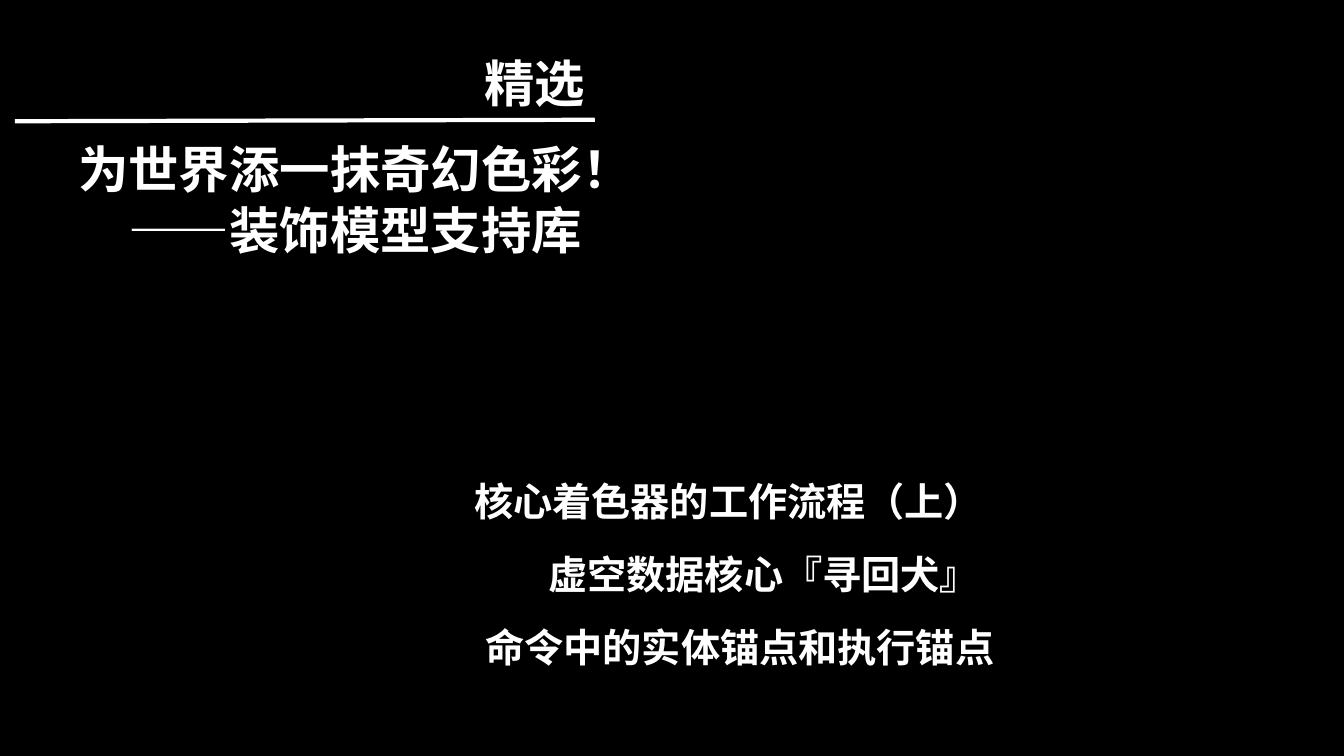
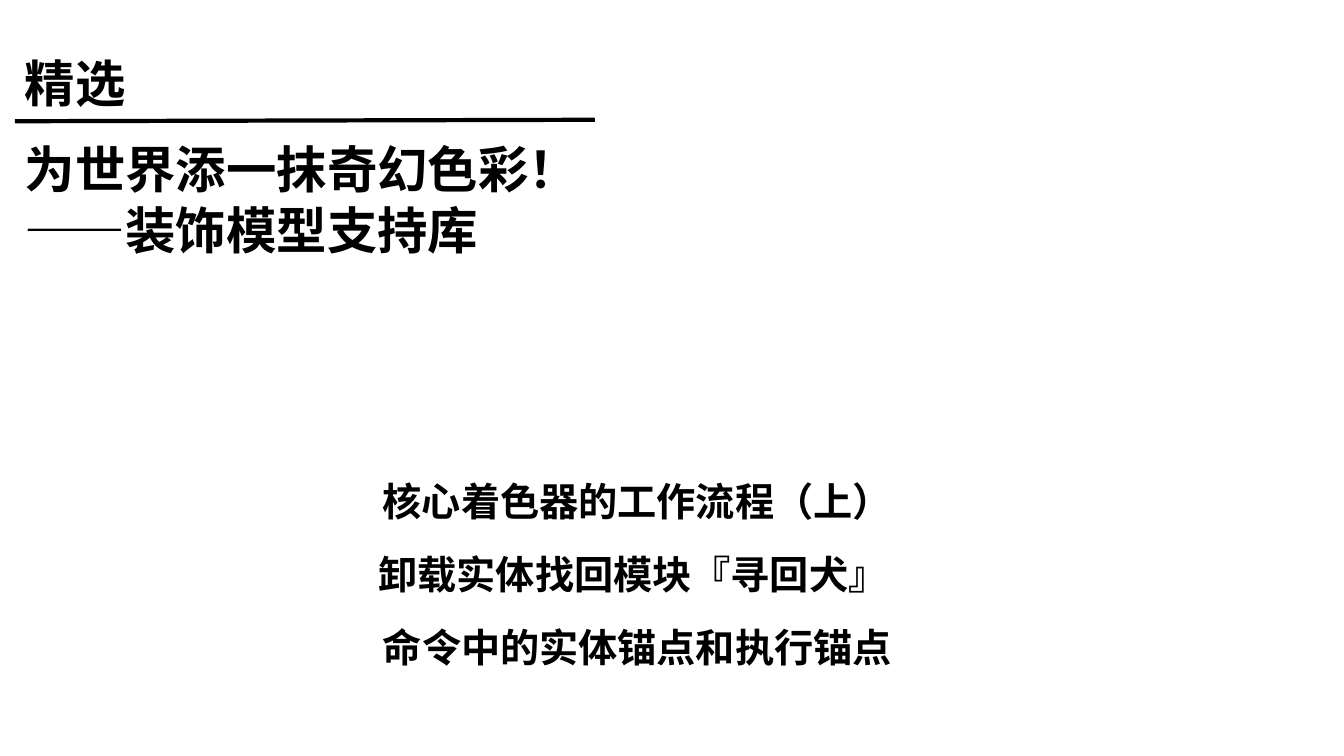
Before and after one commit to CR-019/datapack-index, a slide deck: slide 1 of material/feature/202509/文字.pptx. Drawn at 1344x756 pixels with LibreOffice and Linux fonts; fonts in the diff are those of the drawing. Boxes give left, top, right and bottom in pixels: in the first picture for what was removed or moved away, otherwise in the second. Text is boxed around its words. In the diff, an @@ line names an element or a change of style, - is before the commit and + after.

```diff
--- a/material/feature/202509/文字.pptx
+++ b/material/feature/202509/文字.pptx
@@ background #000000 to #FFFFFF @@
@@ text "精选": place and size @@
-text "精选" at (484,59,585,107)
+text "精选" at (25,59,126,107)
@@ text "为世界添一抹奇幻色彩！": place and size @@
-text "为世界添一抹奇幻色彩！" at (78,145,632,254)
+text "为世界添一抹奇幻色彩！" at (25,145,579,254)
@@ line (15, 121) - (595, 120): stroke #FFFFFF 3 pt to #000000 3 pt @@
@@ text at (379,555,888,593): text changed; text colour #FFFFFF to #000000 @@
-虚空数据核心『寻回犬』
+卸载实体找回模块『寻回犬』
@@ text colour #FFFFFF to #000000; alignment right to left in 4 elements at (383,482,892,520), (25,145,579,254), (25,59,126,107), (383,628,892,666) @@
@@ text "命令中的实体锚点和执行锚点": place and size @@
-text "命令中的实体锚点和执行锚点" at (485,628,994,666)
+text "命令中的实体锚点和执行锚点" at (383,628,892,666)
```
Also in this commit, not shown: 2 other files.
